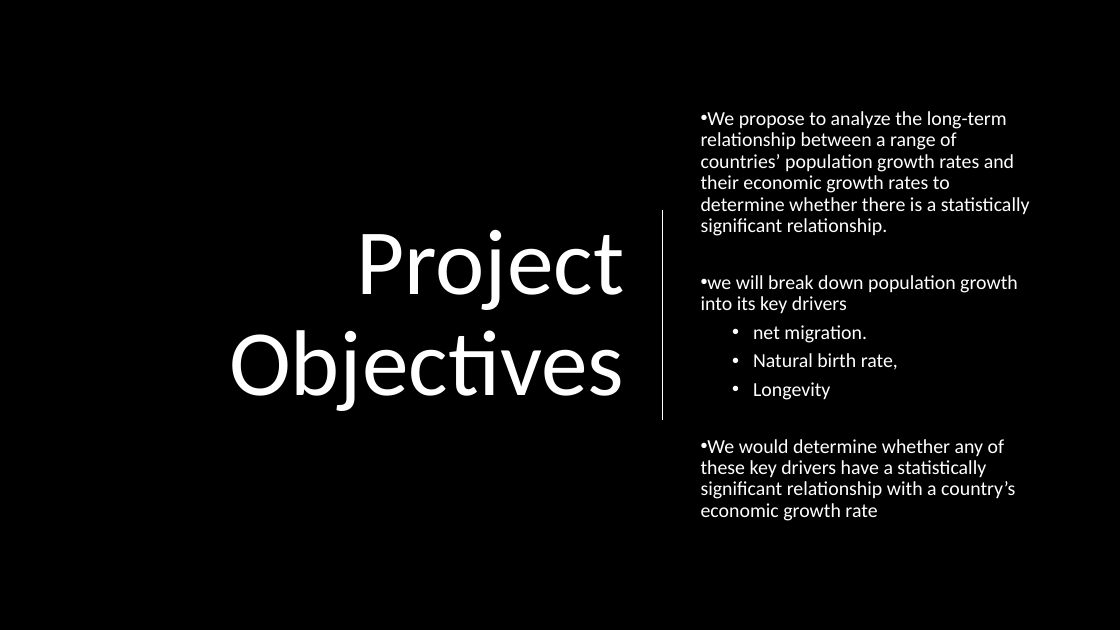
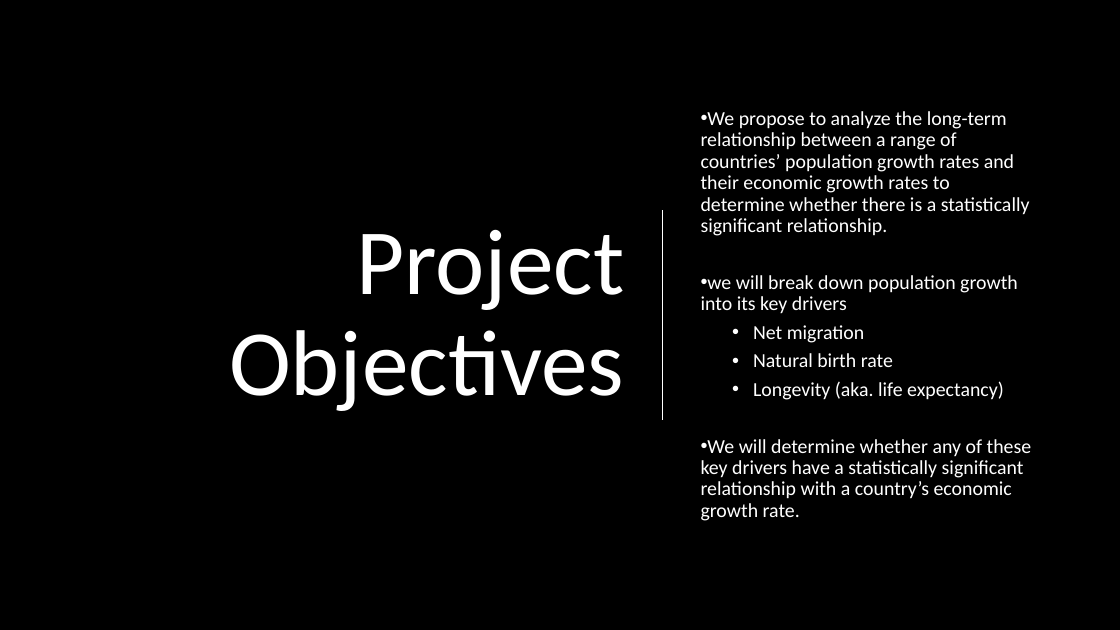
Before and after one commit to oli124/Project3_OliverK_UfuomaA, a slide deck: slide 3 of Project 3 Oliver King and Ufuoma Atakere-ufilolo.pptx. Drawn at 1120x630 pixels with LibreOffice and Linux fonts; fonts in the diff are those of the drawing; background and template pictures are left out. Boxes give left, top, right and bottom in pixels: in the first picture for what was removed or moved away, otherwise in the second. Text is boxed around its words. In the diff, an @@ line names an element or a change of style, - is before the commit and + after.

Commit message:
updated js and ppt

```diff
--- a/Project 3 Oliver King and Ufuoma Atakere-ufilolo.pptx
+++ b/Project 3 Oliver King and Ufuoma Atakere-ufilolo.pptx
@@ text at [701, 325, 1032, 521]: text changed @@
-• net migration.
-• Natural birth rate,
-• Longevity
-• We would determine whether any of these key drivers have a statistically significant relationship with a country’s economic growth rate
+• Net migration
+• Natural birth rate
+• Longevity (aka. life expectancy)
+• We will determine whether any of these key drivers have a statistically significant relationship with a country’s economic growth rate.
```
Also in this commit, not shown: 5 other slides changed, 2 slides added, 3 slides removed, 1 other file.
